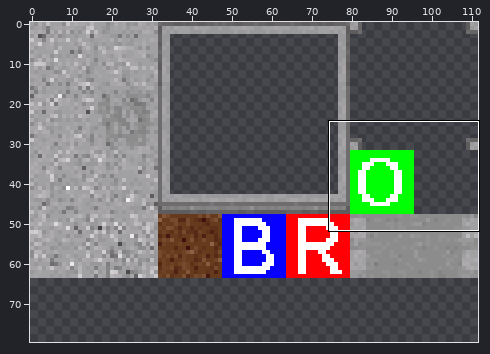
One commit to this sprite sheet: main/resources/worlds/zesilia_tileset.png. Above, an overview of the earlier version with the close-up marked.
Close-up. Before the commit:
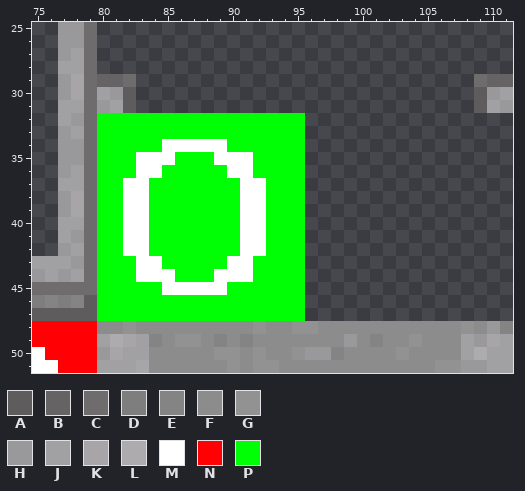
The file is 112x64 pixels. Colours within 5 levels of each other are drawn and written as one. Shown: x 75..111, y 25..51. The old version is drawn lined up with the new one, on the new canvas. The commit also changed other parts of the picture, which this record leaves out.
Palette (. is transparent): A #5e5c5d  B #656364  C #6e6c6d  D #7e7e7e  E #848484  F #8c8c8c  G #929292  H #99989b  J #a1a0a3  K #a7a5a8  L #adabae  M #ffffff  N #ff0004  P #00ff04
Pixels before, first column x 75:
25 ..HHC................................
26 ..HHC................................
27 ..HJC................................
28 ..JJC................................
29 ..HKCBBC..........................CBB
30 ..HKCJHA..........................AHJ
31 ..JJCHJA..........................AJH
32 ..JHCPPPPPPPPPPPPPPPP................
33 ..HJCPPPPPPPPPPPPPPPP................
34 ..HHCPPPPPMMMMMPPPPPP................
35 ..HHCPPPMMMPPPMMMPPPP................
36 ..HJCPPPMMPPPPPMMPPPP................
37 ..JJCPPMMPPPPPPPMMPPP................
38 ..HKCPPMMPPPPPPPMMPPP................
39 ..HKCPPMMPPPPPPPMMPPP................
40 ..JJCPPMMPPPPPPPMMPPP................
41 ..JHCPPMMPPPPPPPMMPPP................
42 ..HJCPPMMPPPPPPPMMPPP................
43 JJJHCPPPMMPPPPPMMPPPP................
44 HJHJCPPPMMMPPPMMMPPPP................
45 CCCCCPPPPPMMMMMPPPPPP................
46 DEDEAPPPPPPPPPPPPPPPP................
47 AAAAAPPPPPPPPPPPPPPPP................
48 NNNNNFFGFFFFFFFFFGFFGGFFFFFFFFFFFGFHE
49 NNNNNJLKJEFGGFEFEFFFFFFFHFEFFGFFFJHKJ
50 MNNNNHKJJFFFFFGGFGFFGHHEFFFFGFFFFJLJJ
51 MMNNNJJJKFFFFFFGFGGFFFFFFFFFFFFGGHHJJ
New version:
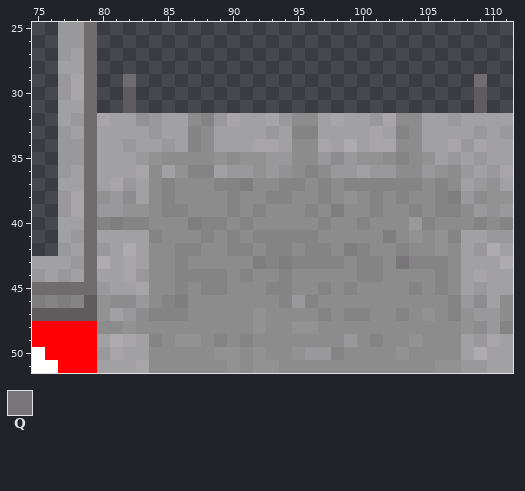
Colours new in this view: Q #787679
Changes in this commit:
canvas 112x64 -> 112x80
y 29: x 80..81 BB -> ..; x 110..111 BB -> ..
y 30: x 80..81 JH -> ..; x 110..111 HJ -> ..
y 31: x 80..81 HJ -> ..; x 110..111 JH -> ..
y 32: x 80..111 PPPPPPPPPPPPPPPP................ -> KJJGHJJFEHKJJKHFFJKJJHKFFJJHJJJJ
y 33: x 80..111 PPPPPPPPPPPPPPPP................ -> JJJJHJJEFJJJJHJEEJJJJKJEFJJJJHJH
y 34: x 80..111 PPPPPMMMMMPPPPPP................ -> JJHJJHJEFJJJKKJFFKJLJKKFFJJKHKJJ
y 35: x 80..111 PPPMMMPPPMMMPPPP................ -> JJJHGFFFFGFGGHHFFHFHGGFEFGJHJHJJ
y 36: x 80..111 PPPMMPPPPPMMPPPP................ -> JJJKFJGEEJHHGHGFEFHHJHHFFHGFHJHK
y 37: x 80..111 PPMMPPPPPPPMMPPP................ -> JKHJFEFFFEEDFFEEFEFEEEEEEFEFJHGJ
y 38: x 80..111 PPMMPPPPPPPMMPPP................ -> GHFJFEFFFFEFFEEFFEFGFEFEFFEDHFGG
y 39: x 80..111 PPMMPPPPPPPMMPPP................ -> HHGGFEEFFFEFEFFFEFDFFEFFEFEEFHGH
y 40: x 80..111 PPMMPPPPPPPMMPPP................ -> EDEEFFFDEEFEFFFFFEFFEFFFHEFFFEFE
y 41: x 80..111 PPMMPPPPPPPMMPPP................ -> JJJJEFFFEFEFEEEEEFFFFFDFGFGEJJHH
y 42: x 80..111 PPMMPPPPPPPMMPPP................ -> HJLJFFEEFFEEFEEFEEFDEFFEFFGFJHLJ
y 43: x 80..111 PPPMMPPPPPMMPPPP................ -> LJKJFFEFFFFFDEDEEEEFEEFQEEEFJJJL
y 44: x 80..111 PPPMMMPPPMMMPPPP................ -> JJKHFFEEEEFEFFEFFFFFEEFFFFEFJKJJ
y 45: x 80..111 PPPPPMMMMMPPPPPP................ -> HJJKFFEFEEFFFEEFFEFEFFFFEFEFJHJJ
y 46: x 80..111 PPPPPPPPPPPPPPPP................ -> GFFHFEDFFFFFFFEHEFFFFFFFFFFEHFJF
y 47: x 80..111 PPPPPPPPPPPPPPPP................ -> GJHFEEEFFFFFGFFFFEFEEFFEFGFEGHHF
Where, in picture pixels (left, top, right, bottom), the same in both close-ups:
changed: (97, 74, 513, 321)
